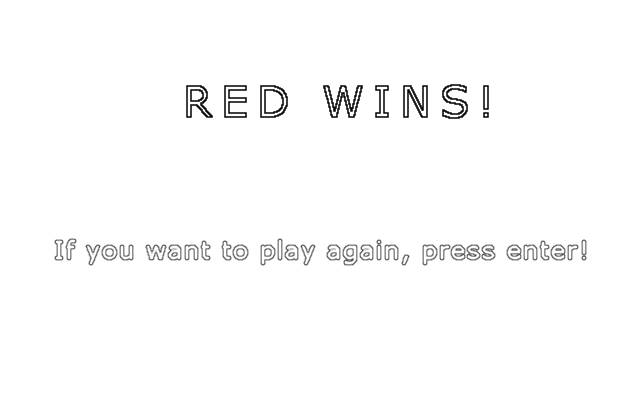
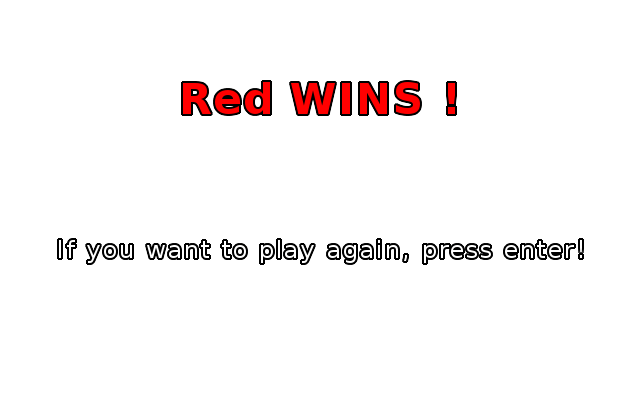
Layer changes from the first 640px x 400px image to the second:
painted on "If you want to play again, pre..." over [54, 238, 587, 266]
added layer "Layer #1" above "Blue WINS ! #1" over [57, 238, 584, 265]
renamed "RED WINS!" to "Red WINS !", painted on it over [183, 82, 489, 119]
added layer "red bg" above "Hintergrund" over [181, 80, 457, 116]
